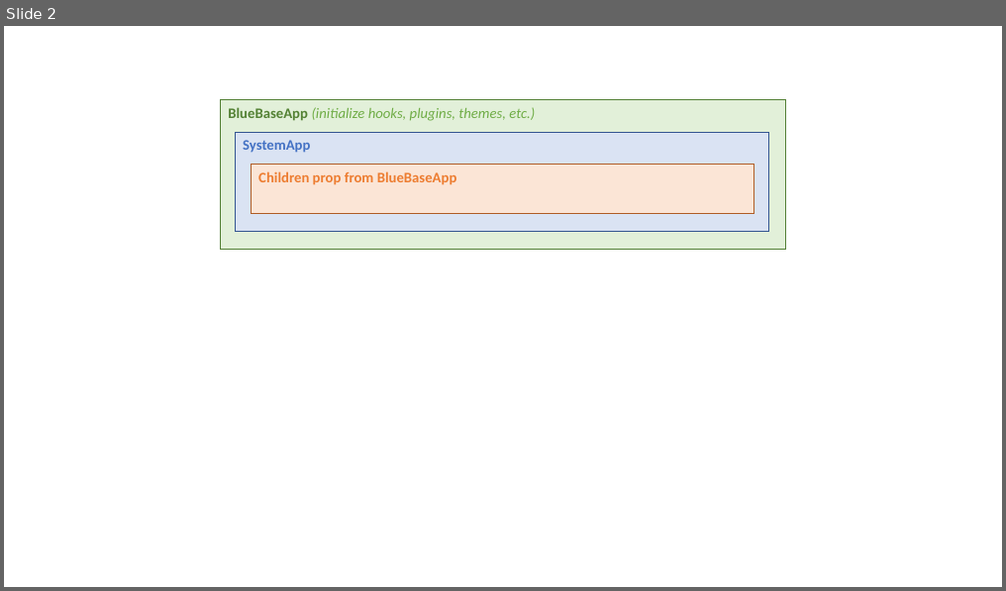
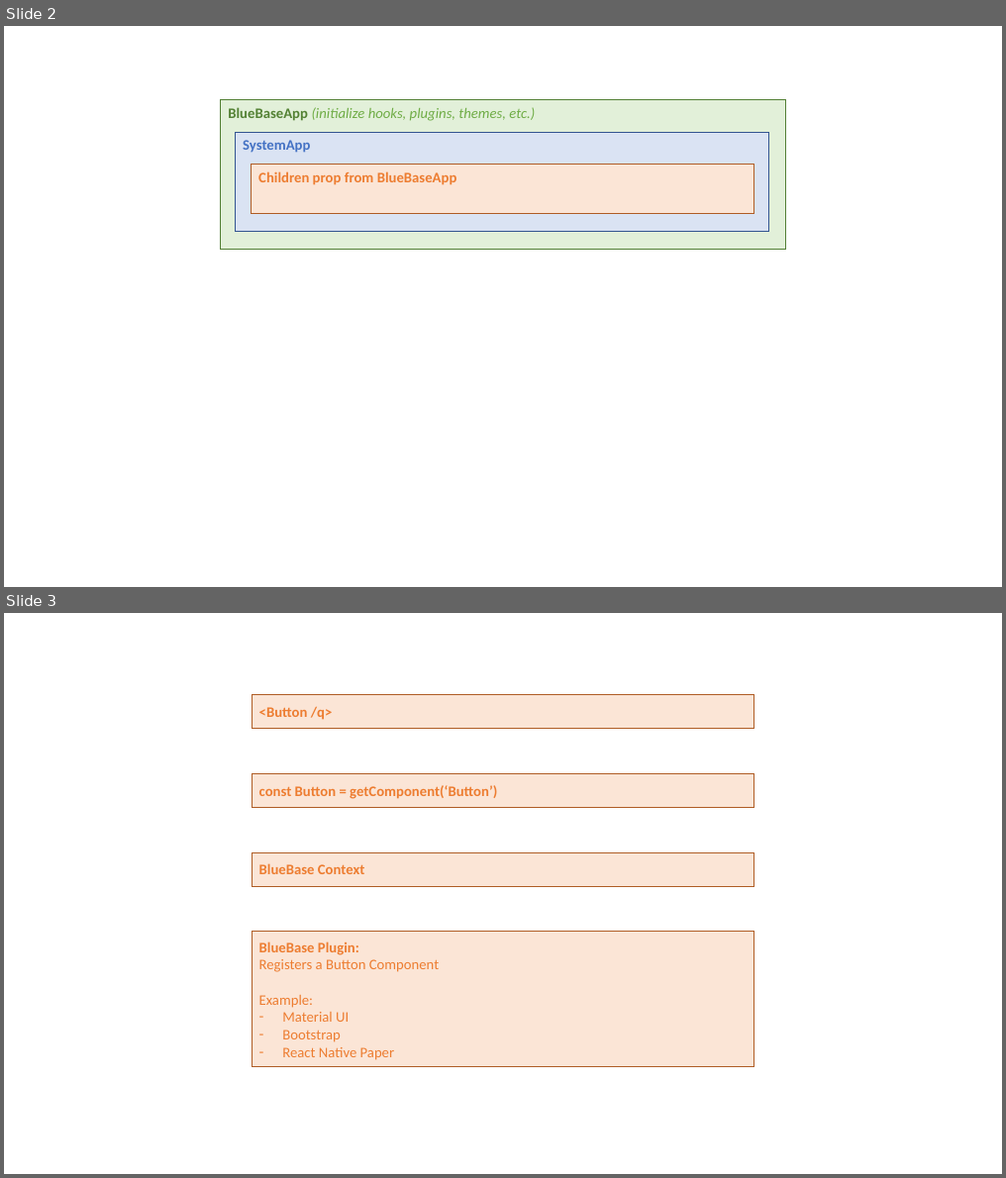
Before and after one commit to BlueBaseJS/docs, a slide deck: ppt/Diagrams.pptx. Shown one above the other, each under a label of ours: slide 2 before the commit, slides 2 and 3 after it. The pictures are 1006x591 and 1006x1178 pixels, drawn with LibreOffice and Linux fonts; fonts in the diff are those of the drawing. Boxes give left, top, right and bottom in pixels: in the first picture for what was removed or moved away, otherwise in the second. Text is boxed around its words. In the diff, an @@ line names an element or a change of style, - is before the commit and + after.

Commit message:
added diagrams file

```diff
--- a/ppt/Diagrams.pptx
+++ b/ppt/Diagrams.pptx
@@ slide 3 added at (4, 613, 1002, 1174), background #FFFFFF @@
@@ rectangle added at (252, 694, 754, 728), fill #FBE5D6, outline #AF5C24 1 pt, 14 pt, text #ED7D31, bold @@
+<Button /q>
@@ rectangle added at (252, 774, 754, 808), fill #FBE5D6, outline #AF5C24 1 pt, 14 pt, text #ED7D31, bold @@
+const Button = getComponent(‘Button’)
@@ rectangle added at (252, 853, 754, 886), fill #FBE5D6, outline #AF5C24 1 pt, 14 pt, text #ED7D31, bold @@
+BlueBase Context
@@ rectangle added at (252, 932, 754, 1067), fill #FBE5D6, outline #AF5C24 1 pt, 14 pt, text #ED7D31 @@
+BlueBase Plugin:
+Registers a Button Component
+Example:
+– Material UI
+– Bootstrap
+– React Native Paper
```
